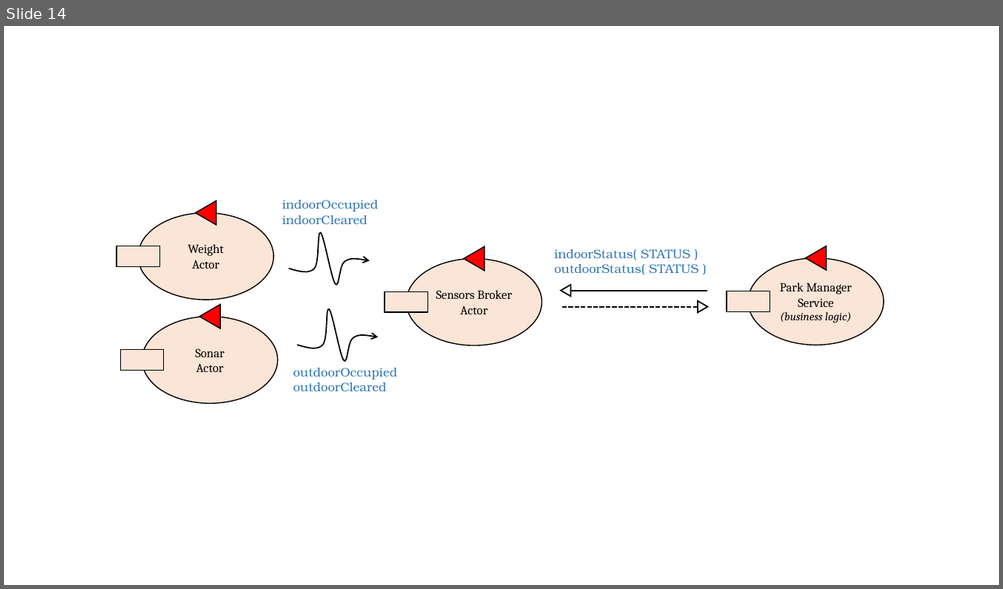
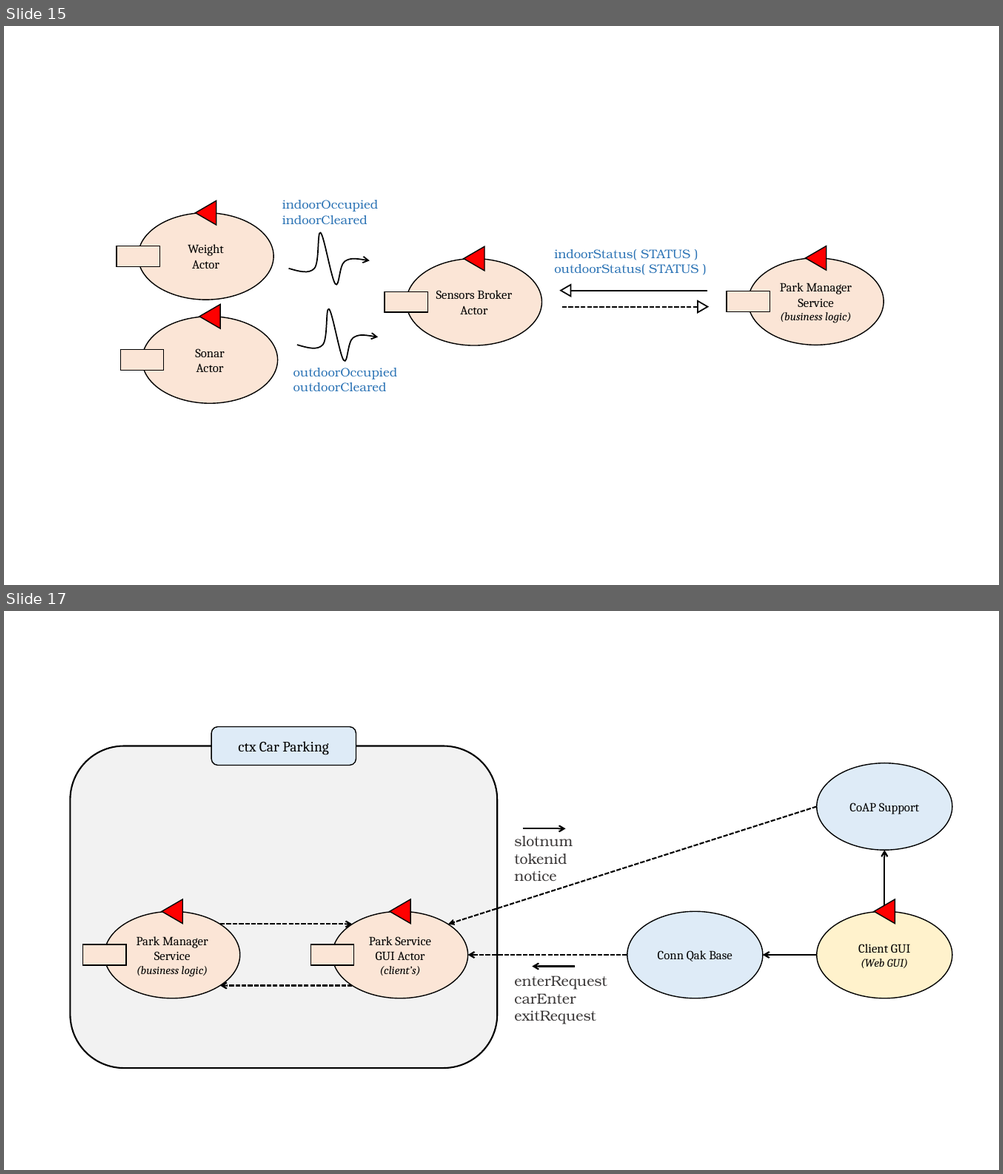
Before and after one commit to JackFantaz/Automated-Car-Parking, a slide deck: userDocs/img/final_task_schema.pptx. Shown one above the other, each under a label of ours: slide 14 before the commit, slides 15 and 17 after it; the slides between them are not shown. The pictures are 1003x589 and 1003x1174 pixels, drawn with LibreOffice and Linux fonts; fonts in the diff are those of the drawing. Boxes give left, top, right and bottom in pixels: in the first picture for what was removed or moved away, otherwise in the second. Text is boxed around its words. In the diff, an @@ line names an element or a change of style, - is before the commit and + after.

```diff
--- a/userDocs/img/final_task_schema.pptx
+++ b/userDocs/img/final_task_schema.pptx
@@ slide 17 added at (4, 611, 999, 1170), background #FFFFFF @@
@@ rounded rectangle added at (211, 726, 356, 766), fill #DEEBF7, outline #000000 1 pt, 14 pt, text #000000 @@
+ctx Car Parking
@@ rounded rectangle added at (71, 746, 497, 1068), fill #F2F2F2, outline #000000 1.5 pt @@
@@ ellipse added at (817, 763, 952, 851), fill #DEEBF7, outline #000000 1 pt, 12 pt, text #000000 @@
+CoAP Support
@@ arrow added from (817, 806) to (448, 924), #000000 1.5 pt dashed @@
@@ arrow added from (523, 829) to (566, 829), #000000 1.5 pt @@
@@ text added at (514, 836, 572, 881), 14 pt, text #3B3838 @@
+slotnum
+tokenid
+notice
@@ arrow added from (885, 906) to (885, 851), #000000 1.5 pt @@
@@ ellipse added at (105, 911, 241, 999), fill #FBE5D6, outline #000000 1 pt, 12 pt, text #000000 @@
+Park Manager Service
+(business logic)
@@ triangle added at (162, 900, 182, 923), fill #FF0000, outline #000000 1 pt @@
@@ ellipse added at (333, 911, 468, 999), fill #FBE5D6, outline #000000 1 pt, 12 pt, text #000000 @@
+Park Service GUI Actor
+(client’s)
@@ triangle added at (390, 900, 410, 923), fill #FF0000, outline #000000 1 pt @@
@@ ellipse added at (627, 911, 762, 999), fill #DEEBF7, outline #000000 1 pt, 12 pt, text #000000 @@
+Conn Qak Base
@@ ellipse added at (817, 911, 952, 999), fill #FFF2CC, outline #000000 1 pt, 12 pt, text #000000 @@
+Client GUI
+(Web GUI)
@@ triangle added at (874, 900, 895, 923), fill #FF0000, outline #000000 1 pt @@
@@ arrow added from (220, 924) to (353, 924), #000000 1.5 pt dashed @@
@@ rectangle added at (83, 945, 126, 966), fill #FBE5D6, outline #000000 1 pt @@
@@ rectangle added at (310, 945, 354, 966), fill #FBE5D6, outline #000000 1 pt @@
@@ arrow added from (627, 955) to (468, 955), #000000 1.5 pt dashed @@
@@ arrow added from (817, 955) to (762, 955), #000000 1.5 pt @@
@@ arrow added from (353, 986) to (220, 986), #000000 1.5 pt dashed @@
@@ text added at (514, 976, 606, 1025), 14 pt, text #3B3838 @@
+enterRequest
+carEnter
+exitRequest
@@ arrow added from (575, 967) to (532, 967), #000000 1.5 pt @@
@@ what was slide 14 is now slide 15 @@
```
Also in this commit, not shown: 2 other slides added, 12 other files.
